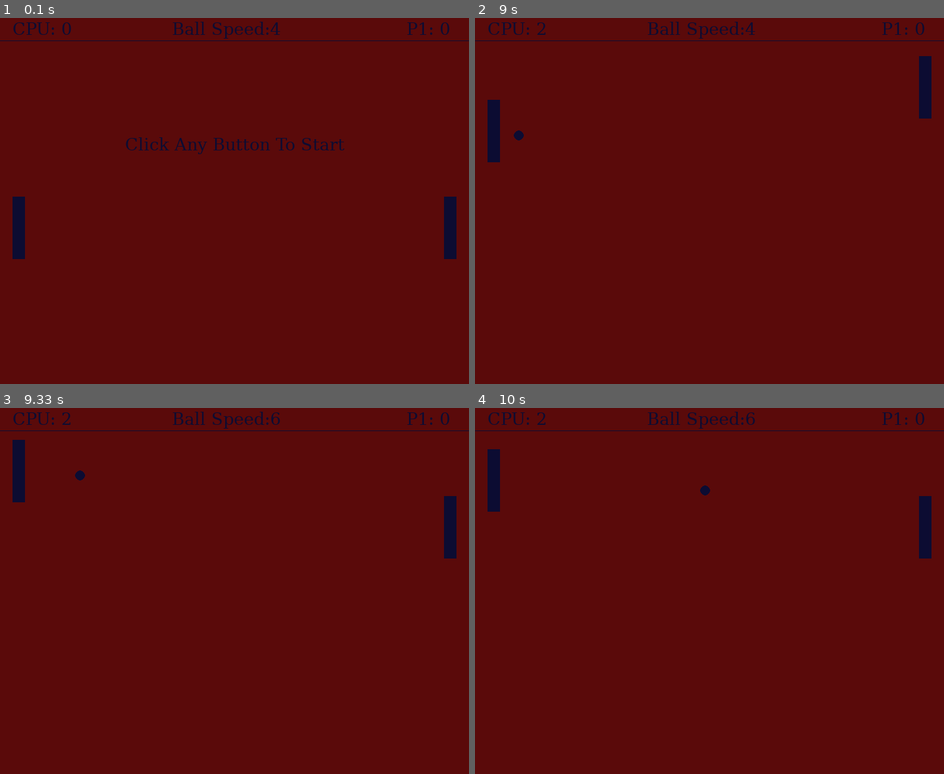
Above: before the commit, frames 1-4 (two rows, left to right).
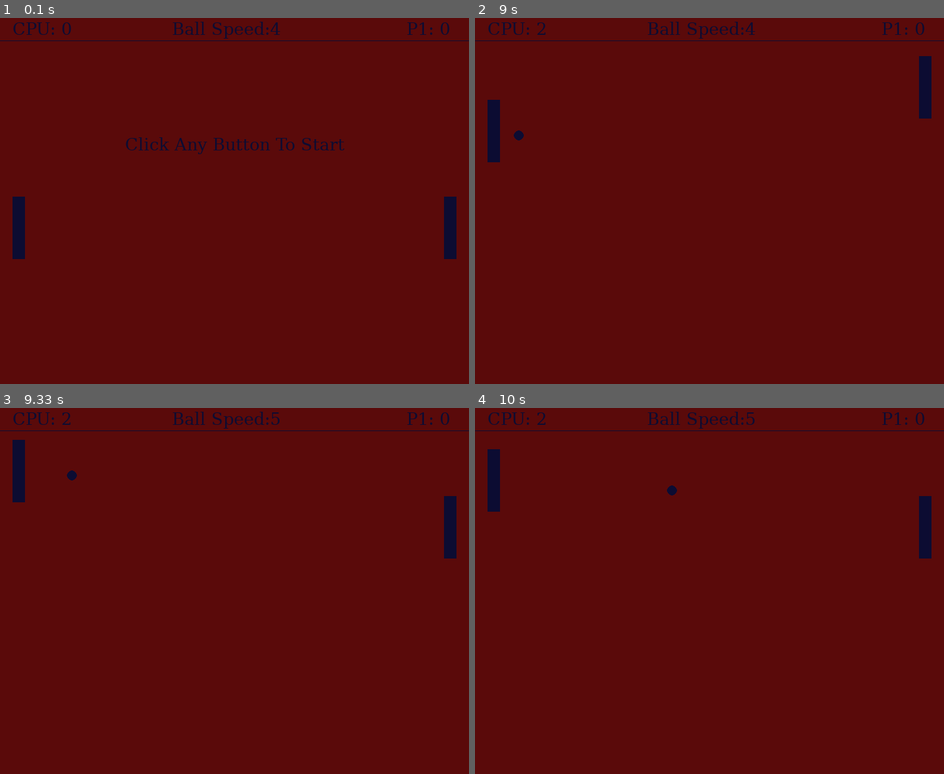
Above: after the commit, the same moments.

Repository: sam1457/ICS111-Week-11
Game: pygame game, started from Week12Lab/Week12.py
Same seed, same stepped clock (60 frames per second), same inputs: the game is played once before the commit and once after it.
Inputs:
- Up to frame 1 (0.1 s): no input
- Up to frame 2 (9 s): hold Up 0.33-0.8 s; hold Down 0.83-1.13 s; hold Up 1.17-1.53 s; hold Down 1.57-1.93 s; hold Up 1.97-2.27 s; hold Down 2.3-2.6 s; hold Up 2.63-3 s; hold Down 3.03-3.4 s; hold Up 3.43-3.73 s; hold Down 3.77-4.07 s; hold Up 4.1-4.47 s; hold Down 4.5-4.87 s; hold Up 4.9-5.2 s; hold Down 5.23-5.53 s; hold Up 5.57-5.93 s; hold Down 5.97-6.33 s; hold Up 6.37-6.67 s; hold Down 6.7-7 s; hold Up 7.03-7.4 s; hold Down 7.43-7.8 s; hold Up 7.83-8.13 s; hold Down 8.17-8.47 s; hold Up 8.5-8.87 s; hold Down from 8.9 s (still down)
- Up to frame 3 (9.33 s): release Down at 9.27 s; hold Up from 9.3 s (still down)
- Up to frame 4 (10 s): release Up at 9.6 s; hold Down 9.63-9.93 s; hold Up from 9.97 s (still down)

Frames 1-2 are identical in both runs. In frame 3, 0.1% of the frame differs, in the area x 14-60%, y 1-20%; in frame 4, 0.1%, in the area x 40-60%, y 1-24%.

Commit message:
Speed of the ball increases by one.

Diff:
--- a/Week12Lab/Week12.py
+++ b/Week12Lab/Week12.py
@@ -143,9 +143,5 @@
             pong.speed_x -= 1
         if pong.speed_x > 0:
             pong.speed_x += 1
-        if pong.speed_x < 0:
-           pong.speed_x -= 1
-        if pong.speed_x > 0:
-            pong.speed_x += 1
 
     pygame.display.update()
